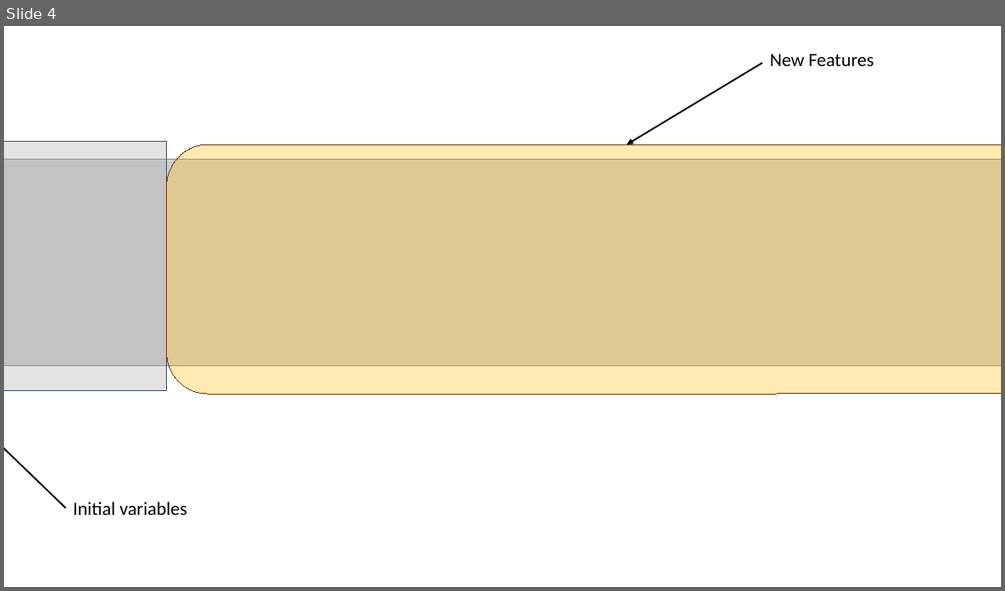
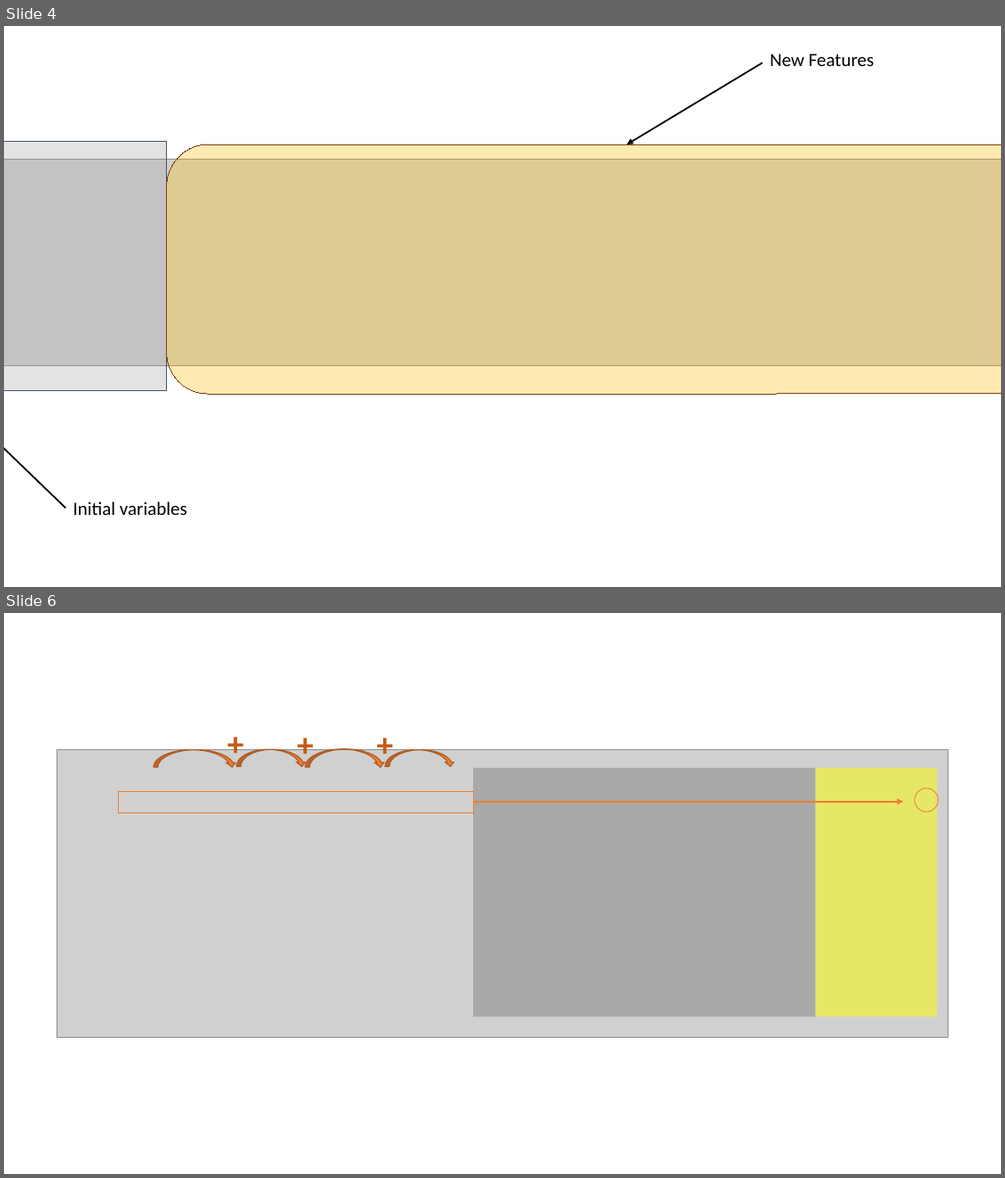
Before and after one commit to sastutorials/sastutorials.github.io, a slide deck: screenshots/imgs.pptx. Shown one above the other, each under a label of ours: slide 4 before the commit, slides 4 and 6 after it; the slides between them are not shown. The pictures are 1005x591 and 1005x1178 pixels, drawn with LibreOffice and Linux fonts; fonts in the diff are those of the drawing; grey boxes stand for pictures. Boxes give left, top, right and bottom in pixels: in the first picture for what was removed or moved away, otherwise in the second. Text is boxed around its words. In the diff, an @@ line names an element or a change of style, - is before the commit and + after.

```diff
--- a/screenshots/imgs.pptx
+++ b/screenshots/imgs.pptx
@@ slide 6 added at (4,613,1001,1174), background #FFFFFF @@
@@ text added at (220,719,252,767), 32 pt, text #C55A11, bold @@
++
@@ text added at (290,720,322,768), 32 pt, text #C55A11, bold @@
++
@@ text added at (369,720,395,768), 32 pt, text #C55A11, bold @@
++
@@ picture added at (57,750,948,1037) @@
@@ curved down arrow added at (154,750,236,767), fill #ED7D31, outline #AF5C24 1 pt @@
@@ curved down arrow added at (236,749,306,766), fill #ED7D31, outline #AF5C24 1 pt @@
@@ curved down arrow added at (306,749,386,767), fill #ED7D31, outline #AF5C24 1 pt @@
@@ curved down arrow added at (386,750,455,766), fill #ED7D31, outline #AF5C24 1 pt @@
@@ rectangle added at (473,768,816,1017), fill #A5A5A5 at 90% opacity @@
@@ rectangle added at (816,768,938,1017), fill #FFFF00 at 50% opacity @@
@@ rectangle added at (119,791,473,812), outline #ED7D31 0.75 pt @@
@@ ellipse added at (914,788,938,811), outline #ED7D31 0.75 pt @@
@@ arrow added from (473, 802) to (904, 802), #ED7D31 1.5 pt @@
```
Also in this commit, not shown: 1 other slide added, 2 other files.
